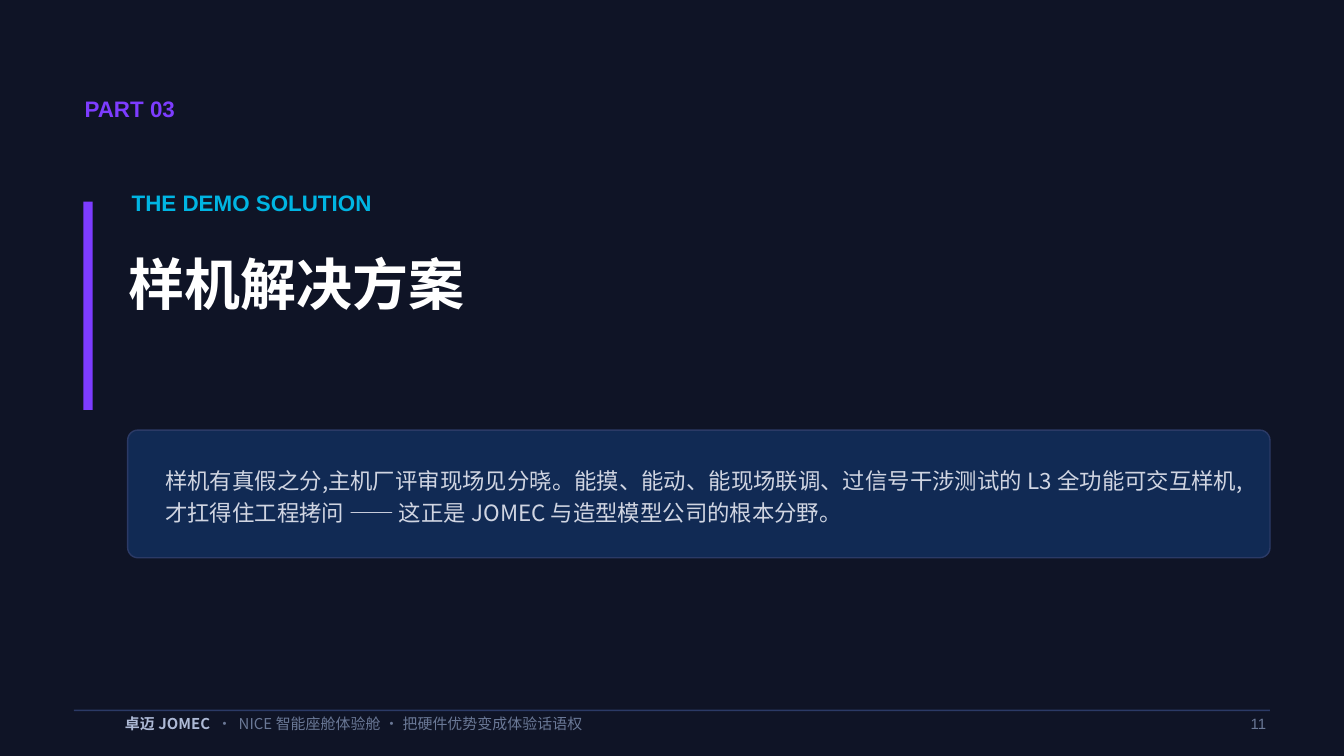
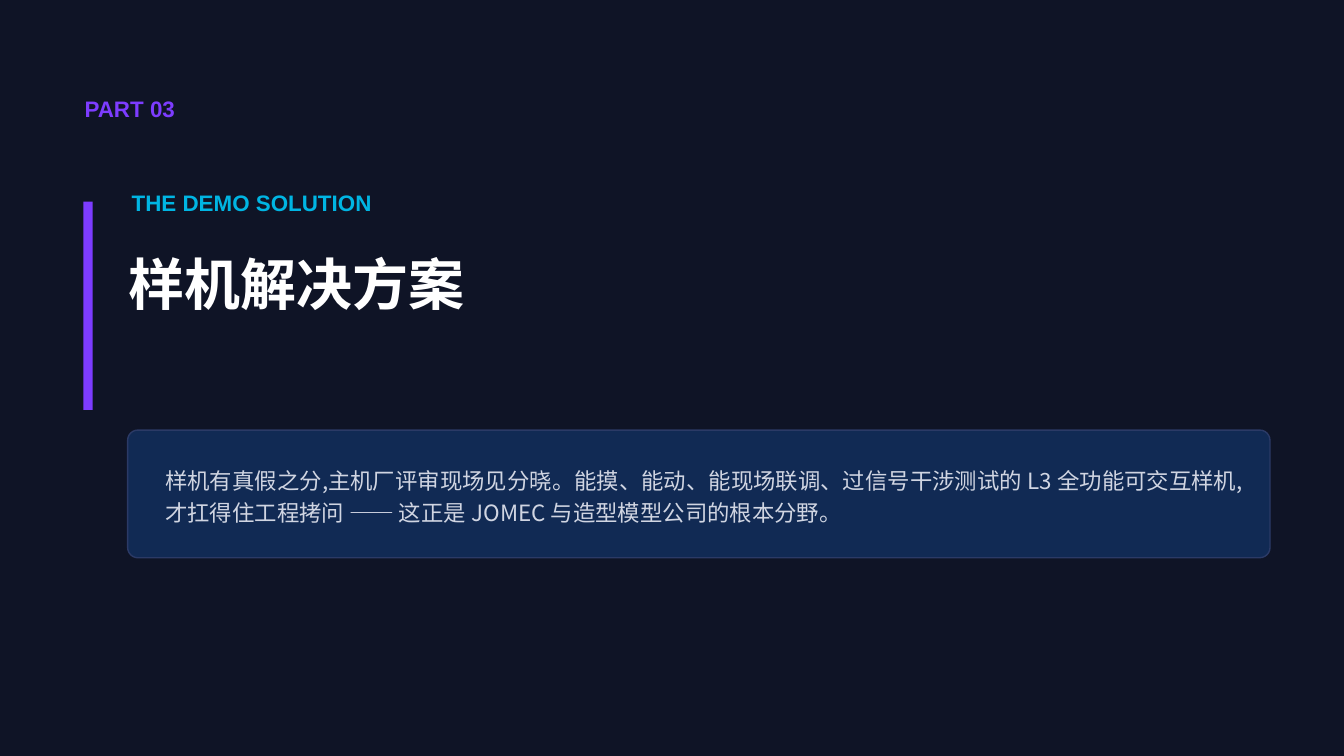
Before and after one commit to JOMECDESIGN/sales-proposal, a slide deck: slide 11 of NICE-智能座舱-售前方案-master-V2.pptx. Drawn at 1344x756 pixels with LibreOffice and Linux fonts; fonts in the diff are those of the drawing. Boxes give left, top, right and bottom in pixels: in the first picture for what was removed or moved away, otherwise in the second. Text is boxed around its words. In the diff, an @@ line names an element or a change of style, - is before the commit and + after.

```diff
--- a/NICE-智能座舱-售前方案-master-V2.pptx
+++ b/NICE-智能座舱-售前方案-master-V2.pptx
@@ rectangle removed at box(74, 710, 1270, 711) @@
@@ text removed at box(125, 716, 583, 731) @@
-卓迈 JOMEC · NICE 智能座舱体验舱 · 把硬件优势变成体验话语权
@@ text removed at box(1251, 719, 1267, 729) @@
-11
```
Also in this commit, not shown: 28 other slides changed.
